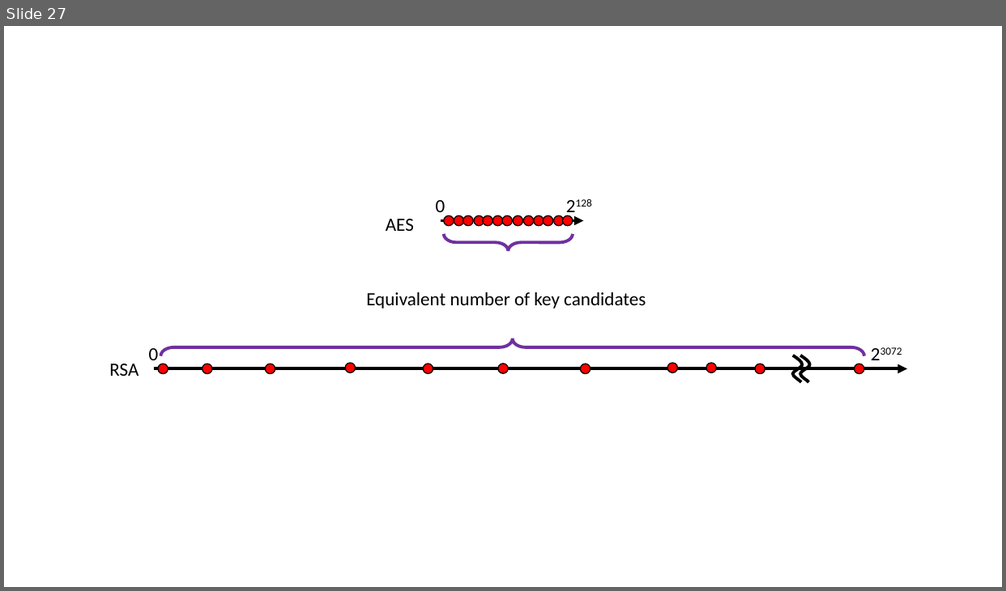
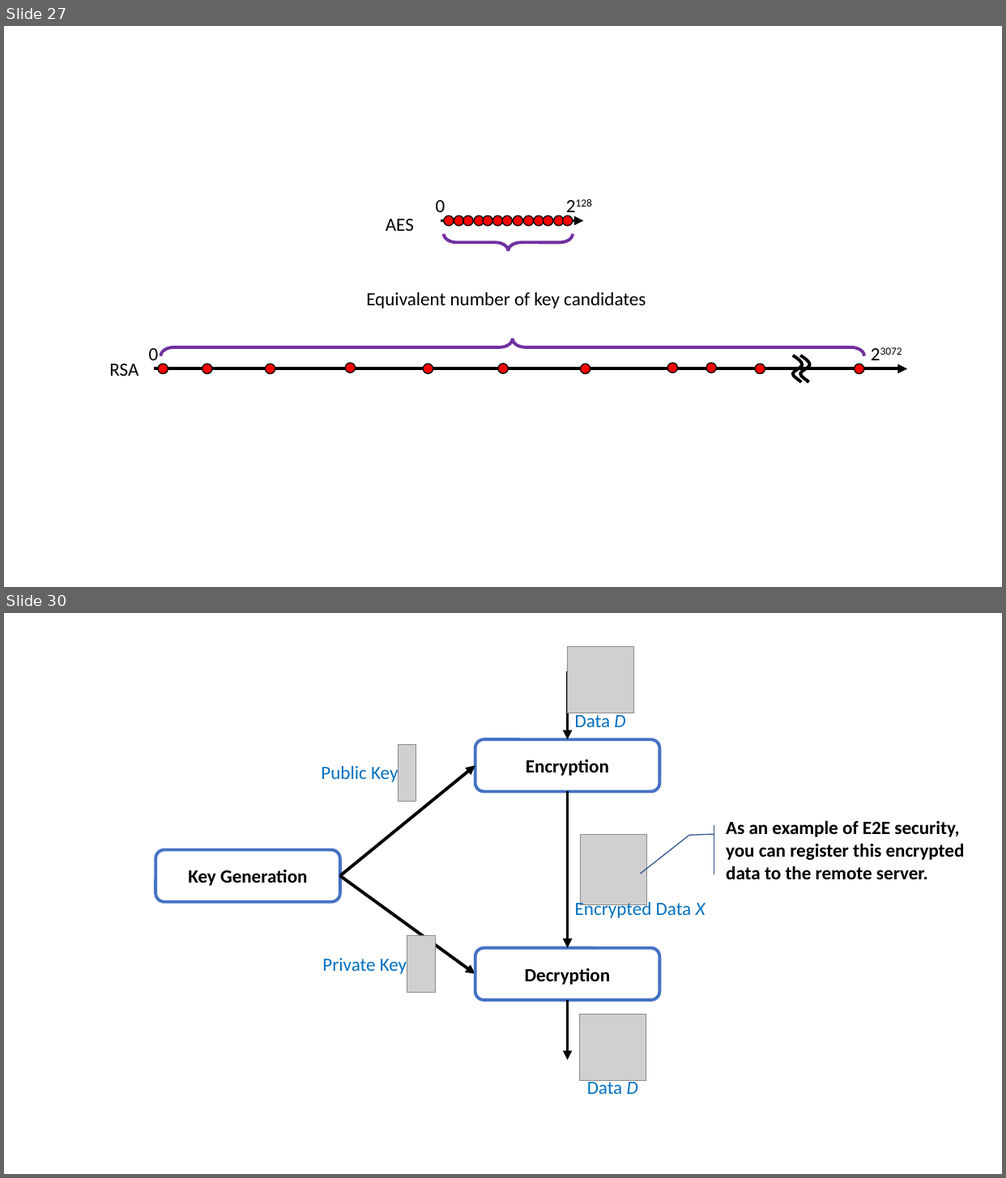
Before and after one commit to junkurihara/class-e2e_security_js, a slide deck: images.pptx. Shown one above the other, each under a label of ours: slide 27 before the commit, slides 27 and 30 after it; the slides between them are not shown. The pictures are 1006x591 and 1006x1178 pixels, drawn with LibreOffice and Linux fonts; fonts in the diff are those of the drawing; grey boxes stand for pictures. Boxes give left, top, right and bottom in pixels: in the first picture for what was removed or moved away, otherwise in the second. Text is boxed around its words. In the diff, an @@ line names an element or a change of style, - is before the commit and + after.

```diff
--- a/images.pptx
+++ b/images.pptx
@@ slide 30 added at (4,613,1002,1174), background #FFFFFF @@
@@ picture added at (568,647,634,713) @@
@@ arrow added from (568, 671) to (568, 739), #000000 3 pt @@
@@ text added at (575,712,625,727), 18 pt, text #0070C0 @@
+Data D
@@ picture added at (398,745,415,802) @@
@@ rounded rectangle added at (475,739,660,792), fill #FFFFFF, outline #4472C4 3 pt, 18 pt, text #000000, bold @@
+Encryption
@@ text added at (321,766,398,782), 18 pt, text #0070C0 @@
+Public Key
@@ arrow added from (340, 875) to (475, 766), #000000 3 pt @@
@@ arrow added from (568, 792) to (568, 948), #000000 3 pt @@
@@ accent callout added at (719,825,984,875), fill #FFFFFF, outline #325491 1 pt, 18 pt, text #000000, bold @@
+As an example of E2E security, you can register this encrypted data to the remote server.
@@ rounded rectangle added at (156,850,340,903), fill #FFFFFF, outline #4472C4 3 pt, 18 pt, text #000000, bold @@
+Key Generation
@@ picture added at (581,835,647,905) @@
@@ arrow added from (340, 875) to (475, 974), #000000 3 pt @@
@@ text added at (575,900,705,918), 18 pt, text #0070C0 @@
+Encrypted Data X
@@ picture added at (407,935,435,993) @@
@@ rounded rectangle added at (475,948,660,1001), fill #FFFFFF, outline #4472C4 3 pt, 18 pt, text #000000, bold @@
+Decryption
@@ text added at (322,958,407,974), 18 pt, text #0070C0 @@
+Private Key
@@ arrow added from (568, 1000) to (568, 1060), #000000 3 pt @@
@@ picture added at (580,1015,646,1082) @@
@@ text added at (587,1079,638,1094), 18 pt, text #0070C0 @@
+Data D
```
Also in this commit, not shown: 2 other slides added, 6 other files.
